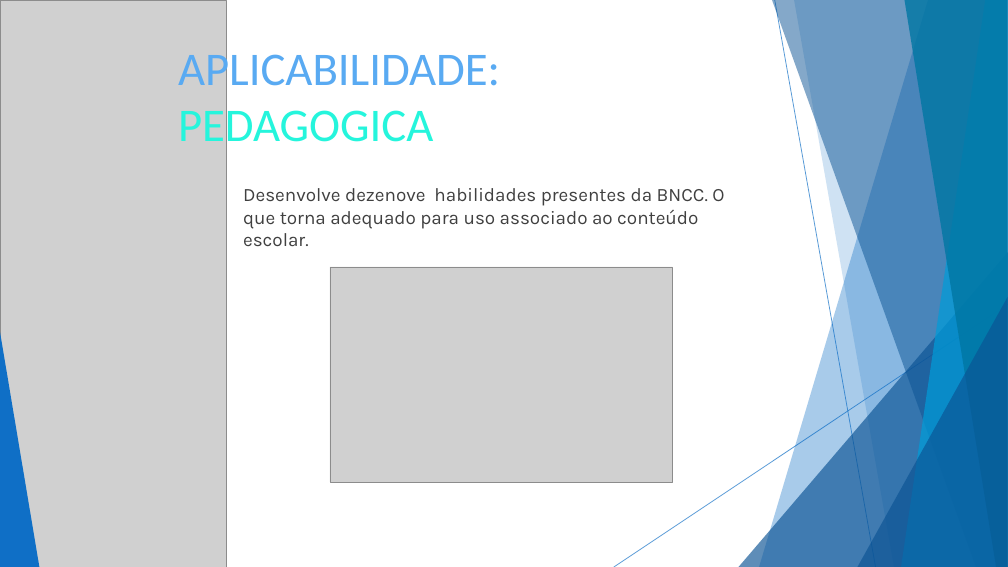
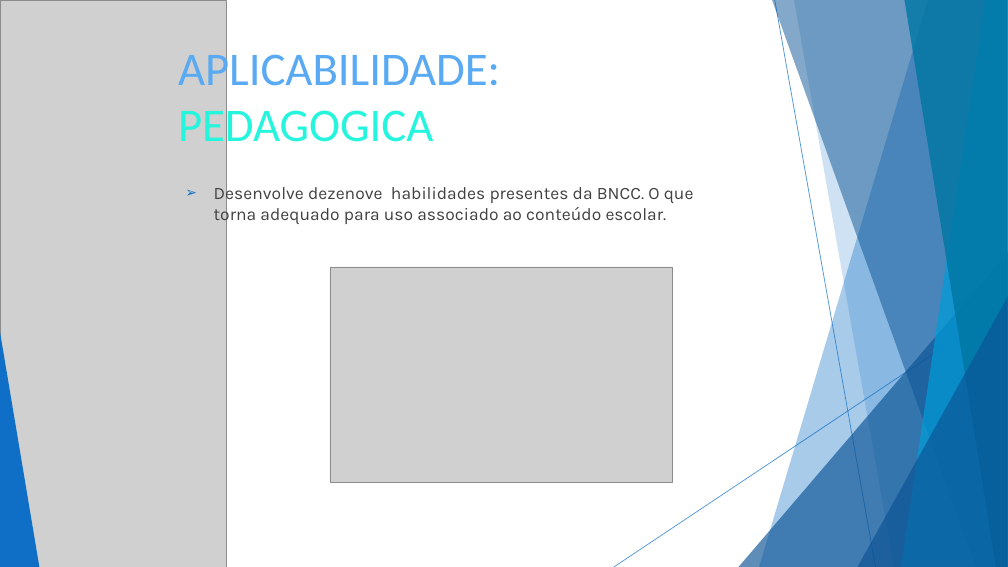
Before and after one commit to FelipeTRpo/AlphaMathcs, a slide deck: slide 5 of frontend/src/AlphaMethics.pptx (slide 4 before the commit). Drawn at 1008x567 pixels with LibreOffice and Linux fonts; fonts in the diff are those of the drawing; grey boxes stand for pictures. Boxes give left, top, right and bottom in pixels: in the first picture for what was removed or moved away, otherwise in the second. Text is boxed around its words. In the diff, an @@ line names an element or a change of style, - is before the commit and + after.

```diff
--- a/frontend/src/AlphaMethics.pptx
+++ b/frontend/src/AlphaMethics.pptx
@@ text "Desenvolve dezenove habilidades presentes da ...": place and size @@
-text "Desenvolve dezenove habilidades presentes da ..." at (243,188,724,229)
+text "Desenvolve dezenove habilidades presentes da ..." at (214,184,694,226)
@@ text "Desenvolve dezenove habilidades presentes da ..." at (214,184,694,226): size 18 to 16.6 pt; bullet none to ➢ @@
```
Also in this commit, not shown: 3 other slides changed, 1 slide added, 1 other file.
